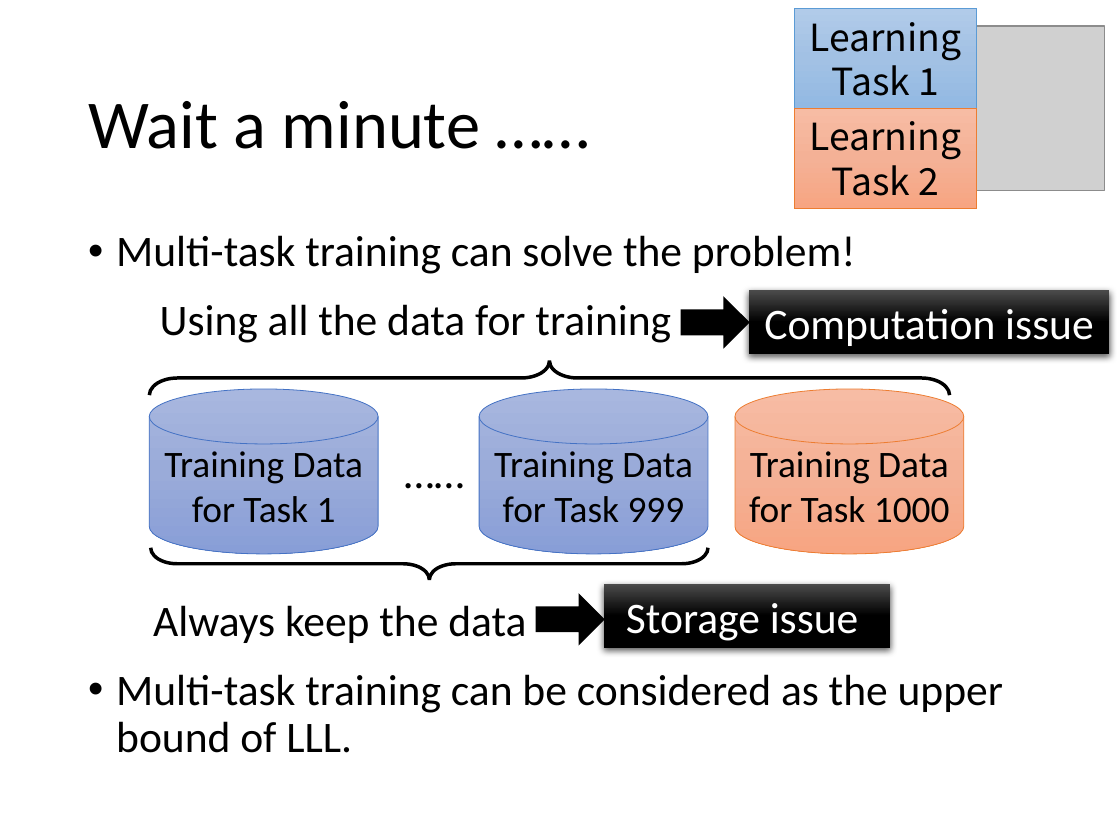
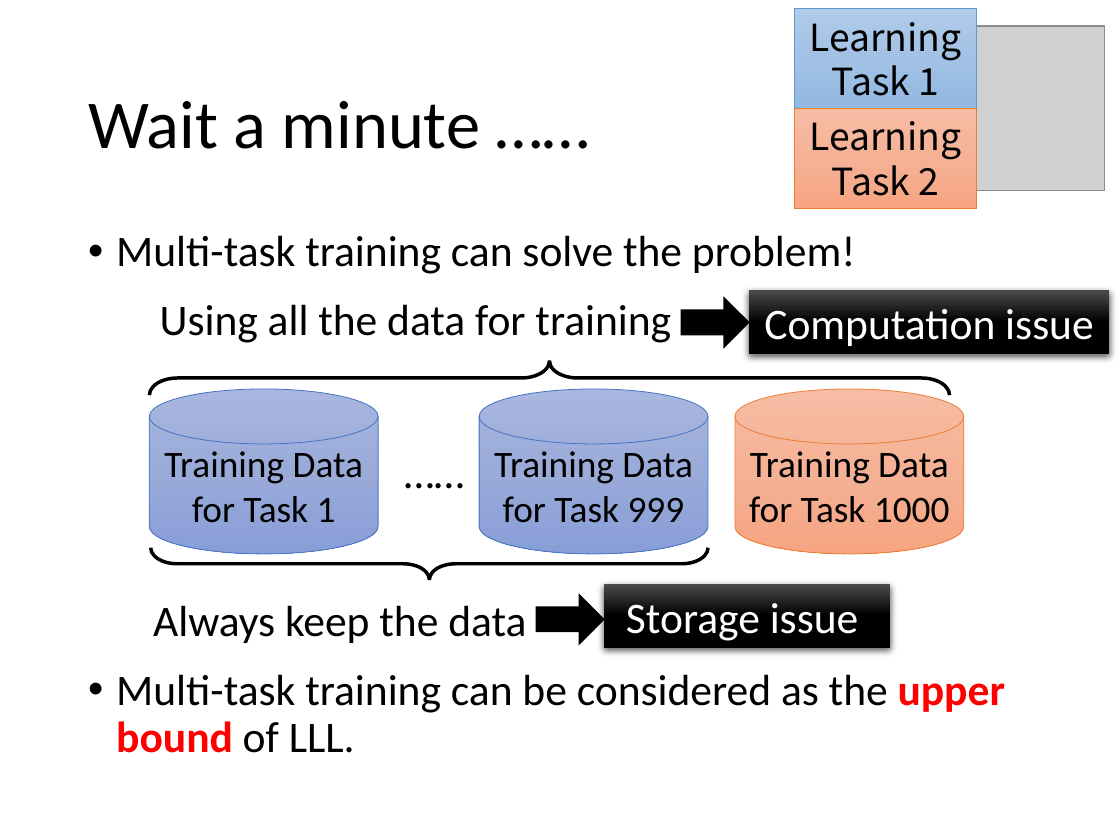
Before and after one commit to Sihan-A/LEE_ML_2021, a slide deck: slide 11 of ppt_slides_notes/084-085_life-long-learning.pptx. Drawn at 1120x840 pixels with LibreOffice and Linux fonts; fonts in the diff are those of the drawing; grey boxes stand for pictures. Boxes give left, top, right and bottom in pixels: in the first picture for what was removed or moved away, otherwise in the second. Text is boxed around its words. In the diff, an @@ line names an element or a change of style, - is before the commit and + after.

```diff
--- a/ppt_slides_notes/084-085_life-long-learning.pptx
+++ b/ppt_slides_notes/084-085_life-long-learning.pptx
@@ text at (116, 674, 1005, 753): text colour #000000 to #FF0000, bold on in "upper bound" @@
```
Also in this commit, not shown: 2 other slides changed, 4 other files.
